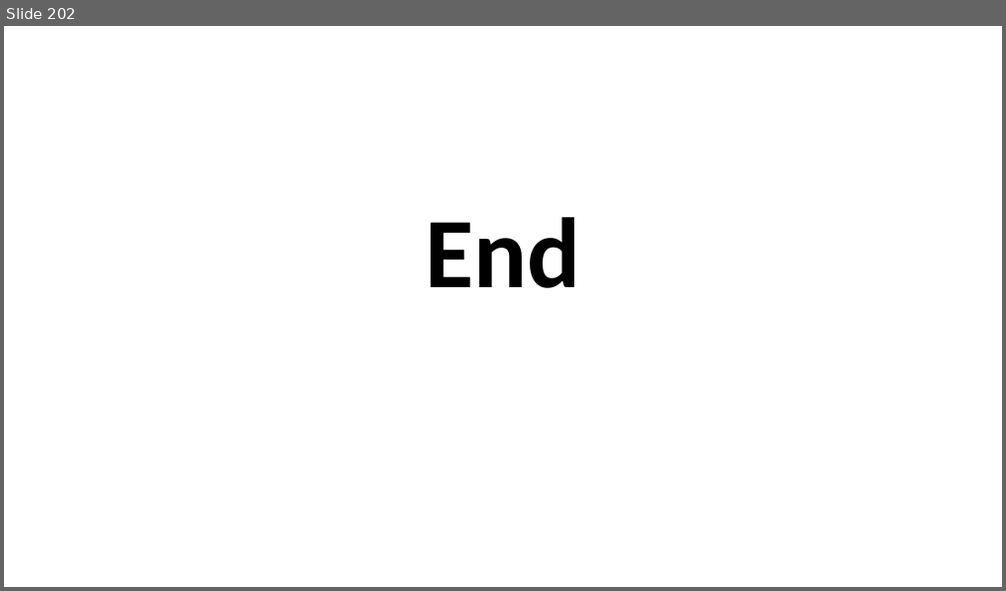
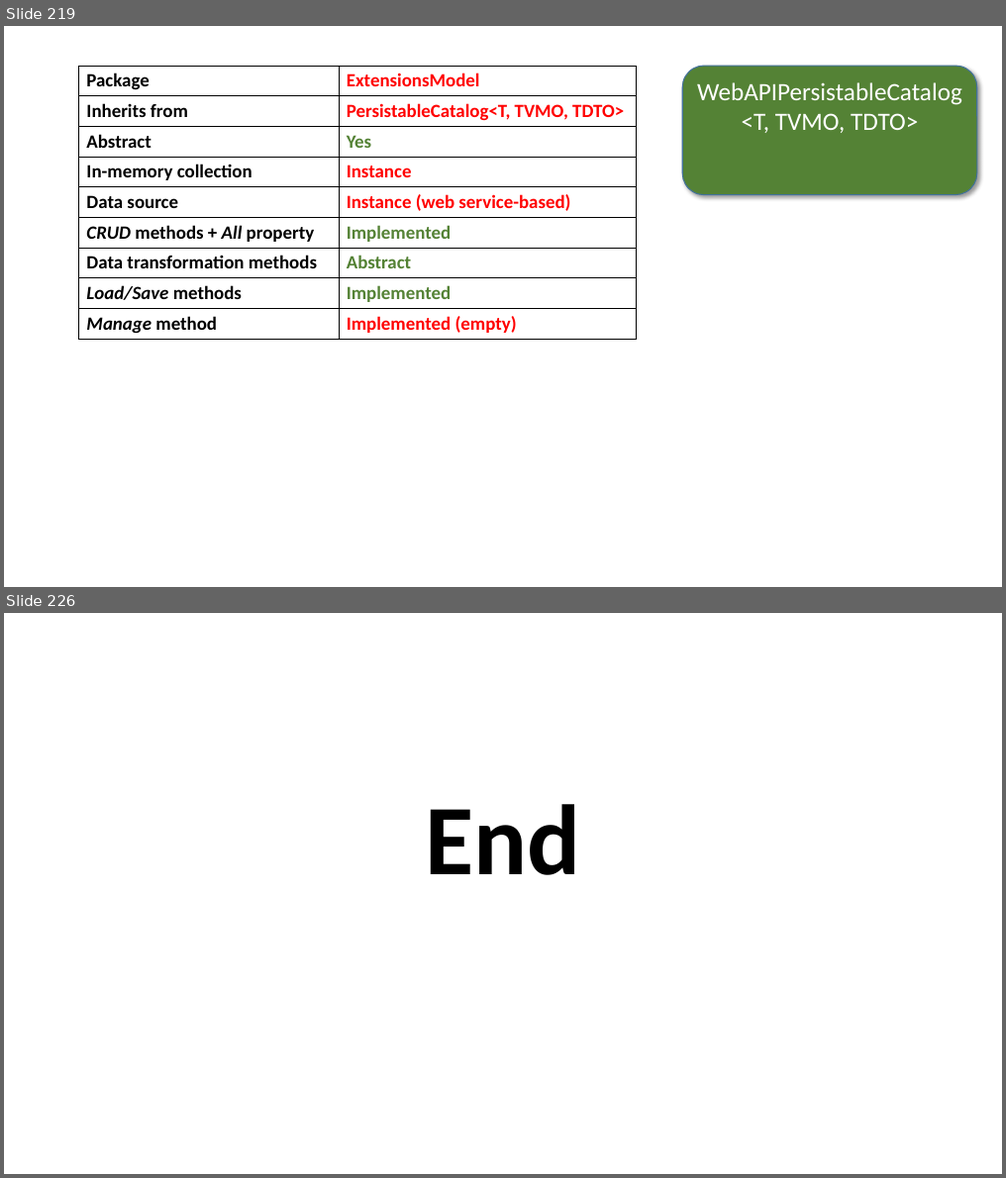
Before and after one commit to perl-easj/Teaching-materials, a slide deck: MVVMStarterDocumentation/MVVMStarter Class Library.pptx. Shown one above the other, each under a label of ours: slide 202 before the commit, slides 219 and 226 after it; the slides between them are not shown. The pictures are 1006x591 and 1006x1178 pixels, drawn with LibreOffice and Linux fonts; fonts in the diff are those of the drawing. Boxes give left, top, right and bottom in pixels: in the first picture for what was removed or moved away, otherwise in the second. Text is boxed around its words. In the diff, an @@ line names an element or a change of style, - is before the commit and + after.

Commit message:
Updated presentation with sections on Domain, Catalog and ViewModel classes
Updated presentation with sections on Domain, Catalog and ViewModel
classes

```diff
--- a/MVVMStarterDocumentation/MVVMStarter Class Library.pptx
+++ b/MVVMStarterDocumentation/MVVMStarter Class Library.pptx
@@ slide 219 added at box(4, 26, 1002, 587), background #FFFFFF @@
@@ table added at box(79, 66, 636, 339), 9 rows, 2 columns @@
+Package | ExtensionsModel
+Inherits from | PersistableCatalog<T, TVMO, TDTO>
+Abstract | Yes
+In-memory collection | Instance
+Data source | Instance (web service-based)
+CRUD methods + All property | Implemented
+Data transformation methods | Abstract
+Load/Save methods | Implemented
+Manage method | Implemented (empty)
@@ rounded rectangle added at box(682, 66, 977, 195), fill #548235, outline #43739E 1 pt, 24 pt, text #FFFFFF @@
+WebAPIPersistableCatalog
+<T, TVMO, TDTO>
@@ what was slide 202 is now slide 226 @@
```
Also in this commit, not shown: 1 slide changed, 23 other slides added, 1 other file.
